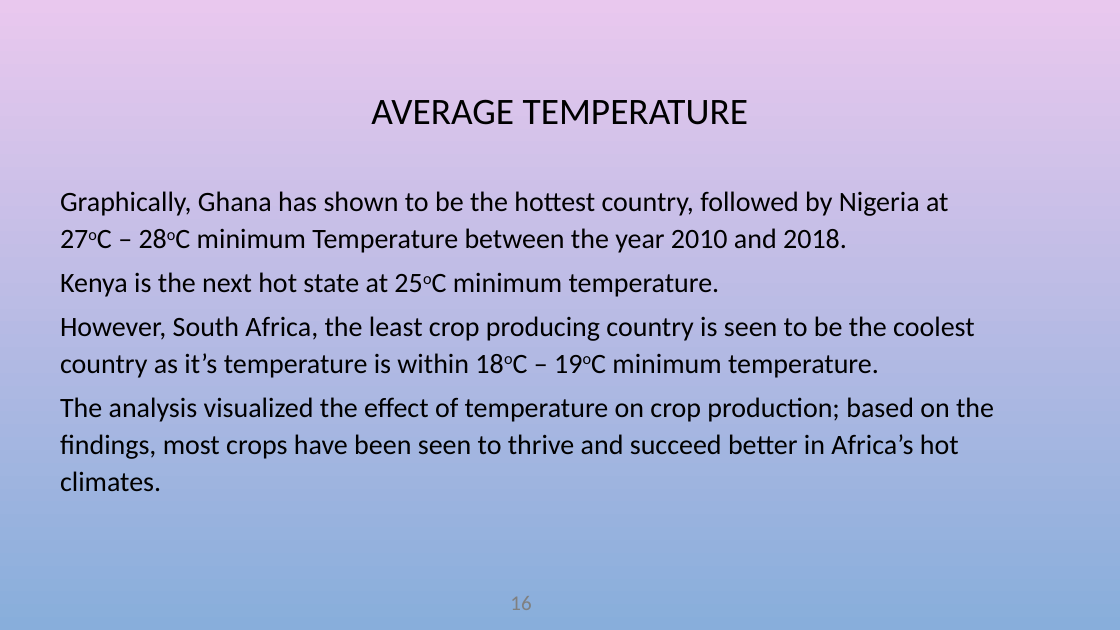
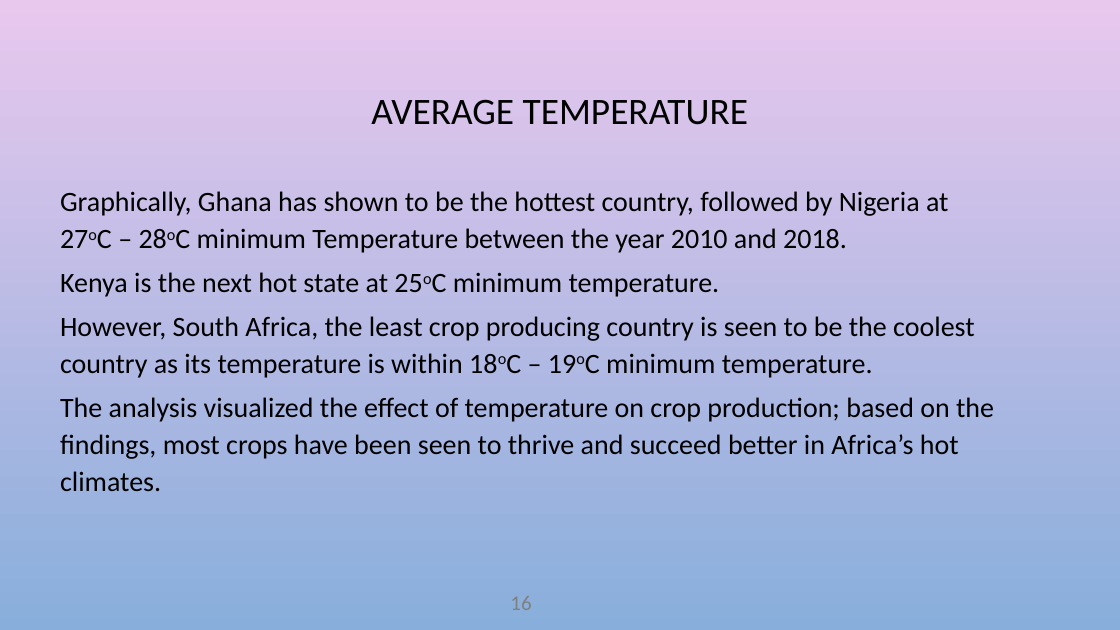
Before and after one commit to Women-Techsters-Fellowship-2021/Climate-Change-and-Crop-Production, a slide deck: slide 16 of Climate Change and It's effect on Crop yeild/Climate change and its effect on crop yield.pptx. Drawn at 1120x630 pixels with LibreOffice and Linux fonts; fonts in the diff are those of the drawing; background and template pictures are left out. Boxes give left, top, right and bottom in pixels: in the first picture for what was removed or moved away, otherwise in the second. Text is boxed around its words. In the diff, an @@ line names an element or a change of style, - is before the commit and + after.

```diff
--- a/Climate Change and It's effect on Crop yeild/Climate change and its effect on crop yield.pptx
+++ b/Climate Change and It's effect on Crop yeild/Climate change and its effect on crop yield.pptx
@@ text at (x1=60, y1=316, x2=974, y2=378): text changed @@
-However, South Africa, the least crop producing country is seen to be the coolest country as it’s temperature is within 18oC – 19oC minimum temperature.
+However, South Africa, the least crop producing country is seen to be the coolest country as its temperature is within 18oC – 19oC minimum temperature.
```
Also in this commit, not shown: 7 other slides changed, 3 other files.
